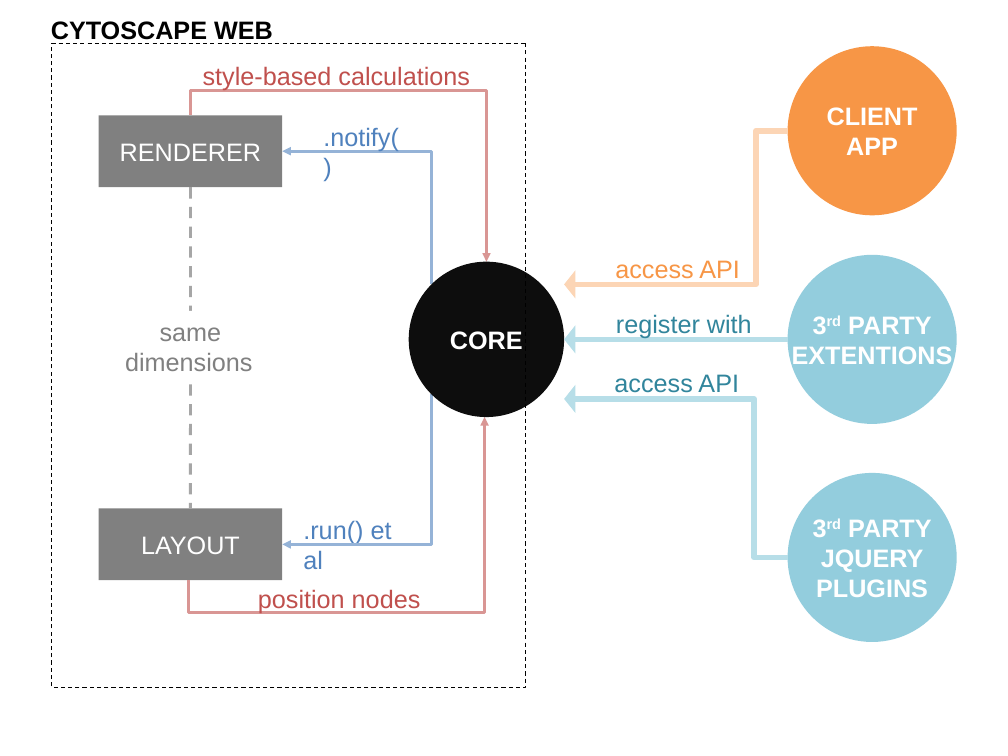
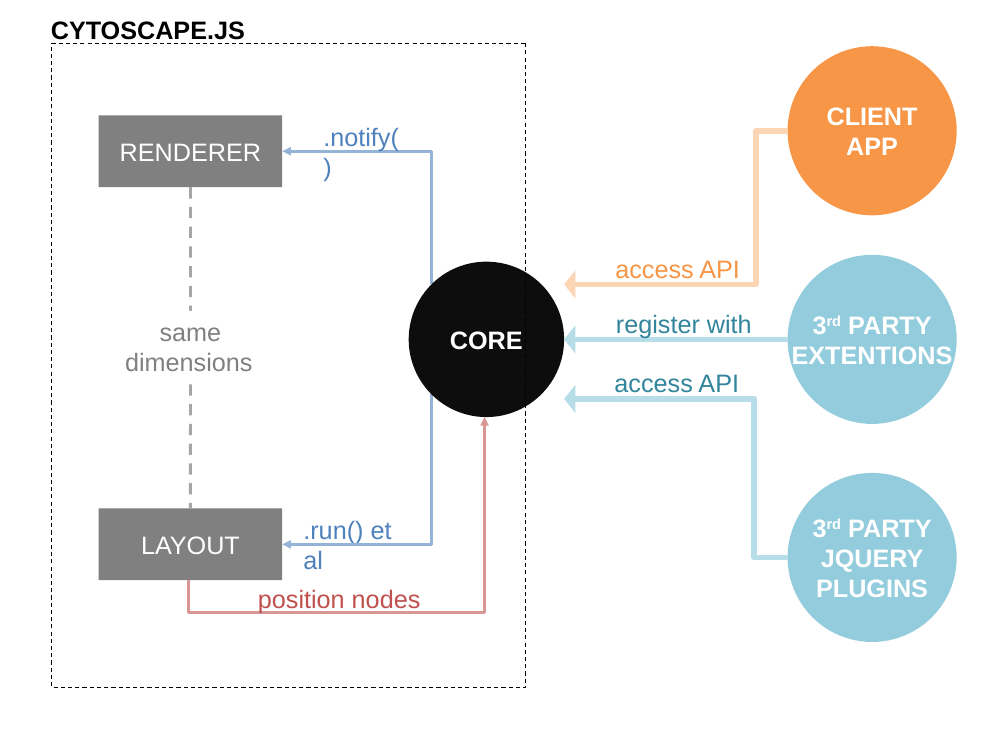
Before and after one commit to cytoscape/cytoscape.js, a slide deck: slide 1 of ref/cytoweb-architecture.pptx. Drawn at 1008x756 pixels with LibreOffice and Linux fonts; fonts in the diff are those of the drawing. Boxes give left, top, right and bottom in pixels: in the first picture for what was removed or moved away, otherwise in the second. Text is boxed around its words. In the diff, an @@ line names an element or a change of style, - is before the commit and + after.

```diff
--- a/ref/cytoweb-architecture.pptx
+++ b/ref/cytoweb-architecture.pptx
@@ text at <box>51,21,245,44</box>: text changed @@
-CYTOSCAPE WEB
+CYTOSCAPE.JS
@@ text removed at <box>203,66,470,90</box> @@
-style-based calculations
@@ elbow arrow removed from (191, 115) to (487, 262) @@
```
Also in this commit, not shown: 1 other file.
